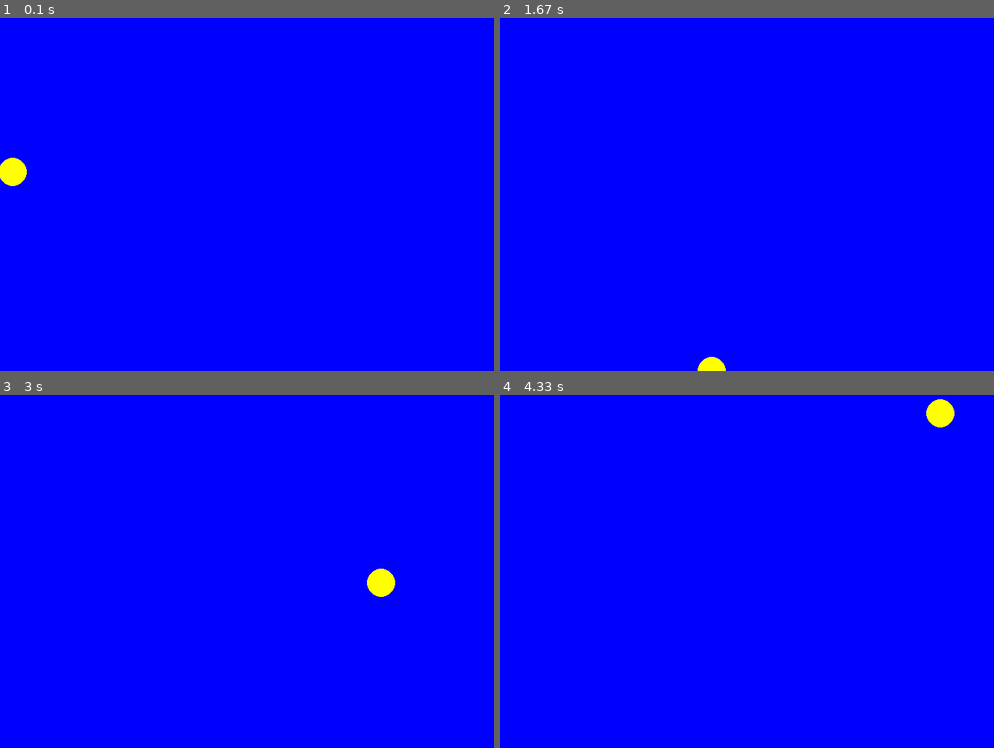
Above: before the commit, frames 1-4 (two rows, left to right).
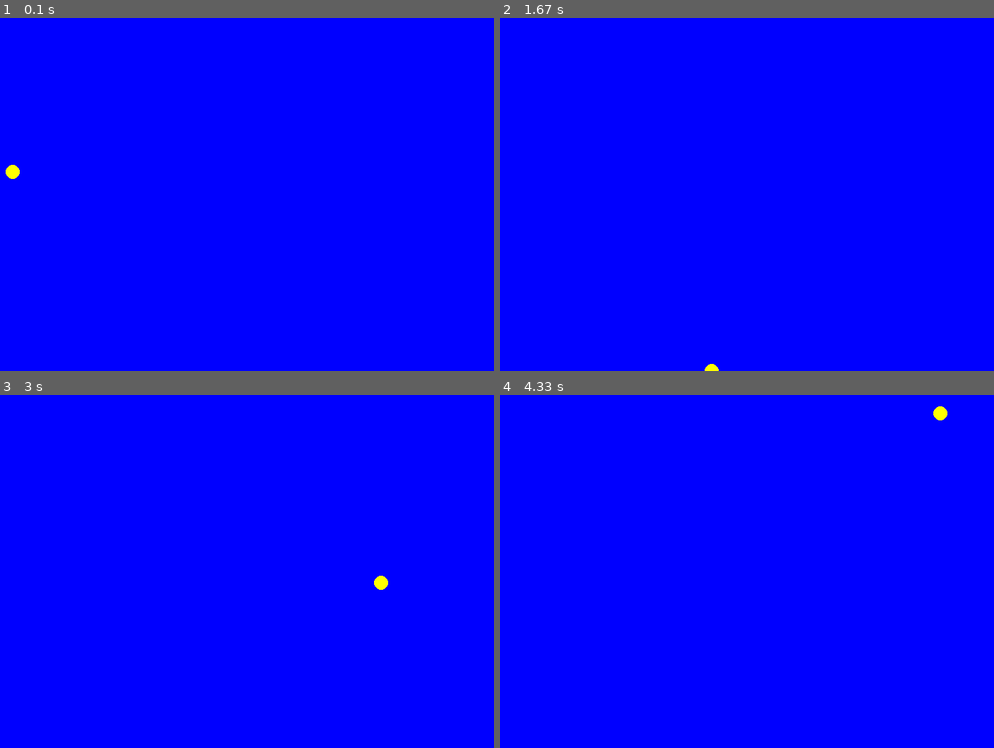
Above: after the commit, the same moments.

Repository: WillO1987/WillO-tasks
Game: pygame game, started from pygame/bounceball.py
Two runs of this game, one before a commit and one after it. Both use one fixed random seed, a clock stepped at 60 frames per second and the inputs below.
Inputs:
- Up to frame 1 (0.1 s): no input
- Up to frame 2 (1.67 s): no input
- Up to frame 3 (3 s): no input
- Up to frame 4 (4.33 s): no input

The runs differ from the first frame. In frame 1, 0.3% of the frame differs, in the area x 0-6%, y 39-48%; in frame 2, 0.1%; in frame 3, 0.3%, in the area x 74-80%, y 49-58%; in frame 4, 0.3%.

Commit message:
Update bounceball.py

Diff:
--- a/pygame/bounceball.py
+++ b/pygame/bounceball.py
@@ -25,7 +25,7 @@
 y_offset = 3
 pi= 3.141592652
 counter = 0
-
+r = 20
 
 # -------- Main Program Loop -----------
 while not done:
@@ -62,7 +62,7 @@
     #     x_offset = x_offset * -1
     #     y_offset = y_offset * -1
 
-    pygame.draw.circle(screen, YELLOW, [x_val, y_val] , 20)
+    pygame.draw.circle(screen, YELLOW, [x_val, y_val] , 10)
     # --- Go ahead and update the screen with what we've drawn.
     pygame.display.flip()
 
